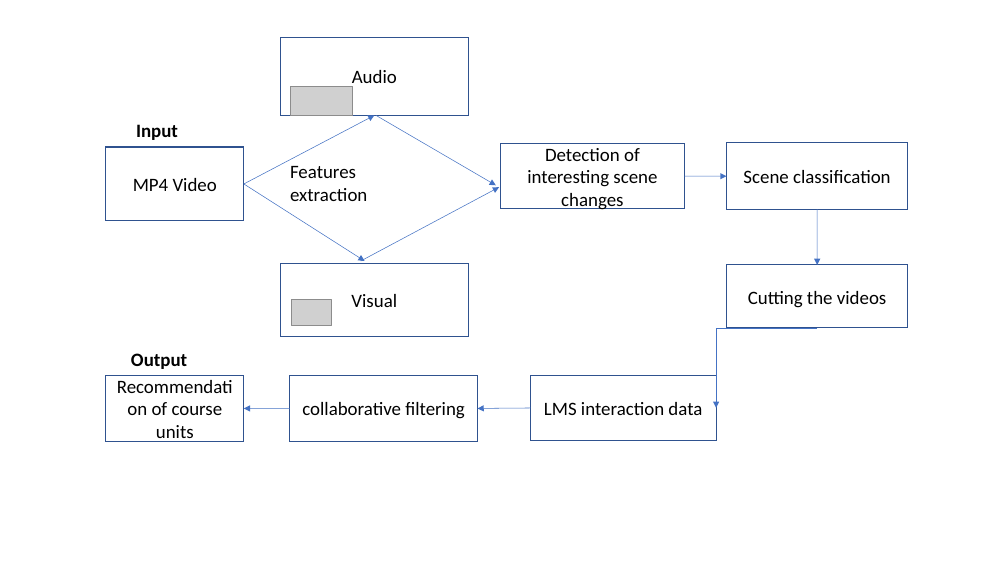
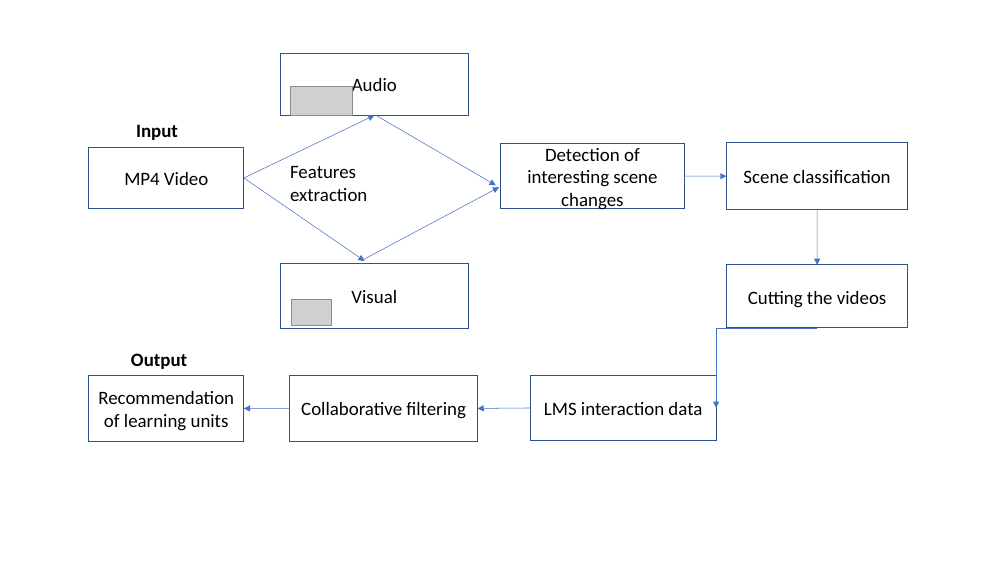
Before and after one commit to arnaudzobel/Lecture-Reccomendersystem, a slide deck: slide 4 of ausarbeitung/bilder.odp. Drawn at 1008x567 pixels with LibreOffice and Linux fonts; fonts in the diff are those of the drawing; grey boxes stand for pictures. Boxes give left, top, right and bottom in pixels: in the first picture for what was removed or moved away, otherwise in the second. Text is boxed around its words. In the diff, an @@ line names an element or a change of style, - is before the commit and + after.

```diff
--- a/ausarbeitung/bilder.odp
+++ b/ausarbeitung/bilder.odp
@@ freeform shape "Audio": place and size @@
-freeform shape "Audio" at bbox=[281, 37, 468, 115]
+freeform shape "Audio" at bbox=[281, 54, 468, 116]
@@ arrow moved from (244, 184) - (374, 116) to (244, 178) - (374, 116) @@
@@ freeform shape "MP4 Video": place and size @@
-freeform shape "MP4 Video" at bbox=[106, 147, 243, 221]
+freeform shape "MP4 Video" at bbox=[89, 147, 244, 209]
@@ arrow moved from (244, 184) - (364, 261) to (244, 178) - (364, 261) @@
@@ freeform shape "Visual": place and size @@
-freeform shape "Visual" at bbox=[281, 263, 468, 337]
+freeform shape "Visual" at bbox=[281, 263, 468, 329]
@@ freeform shape "Recommendation of learning units": place and size @@
-freeform shape "Recommendation of learning units" at bbox=[106, 376, 243, 442]
+freeform shape "Recommendation of learning units" at bbox=[89, 376, 244, 442]
@@ text in freeform shape at bbox=[98, 391, 234, 431]: text changed @@
-Recommendation of course units
+Recommendation of learning units
@@ text in freeform shape at bbox=[301, 402, 466, 419]: text changed @@
-collaborative filtering
+Collaborative filtering
```
Also in this commit, not shown: 4 other slides changed, 13 other files.
